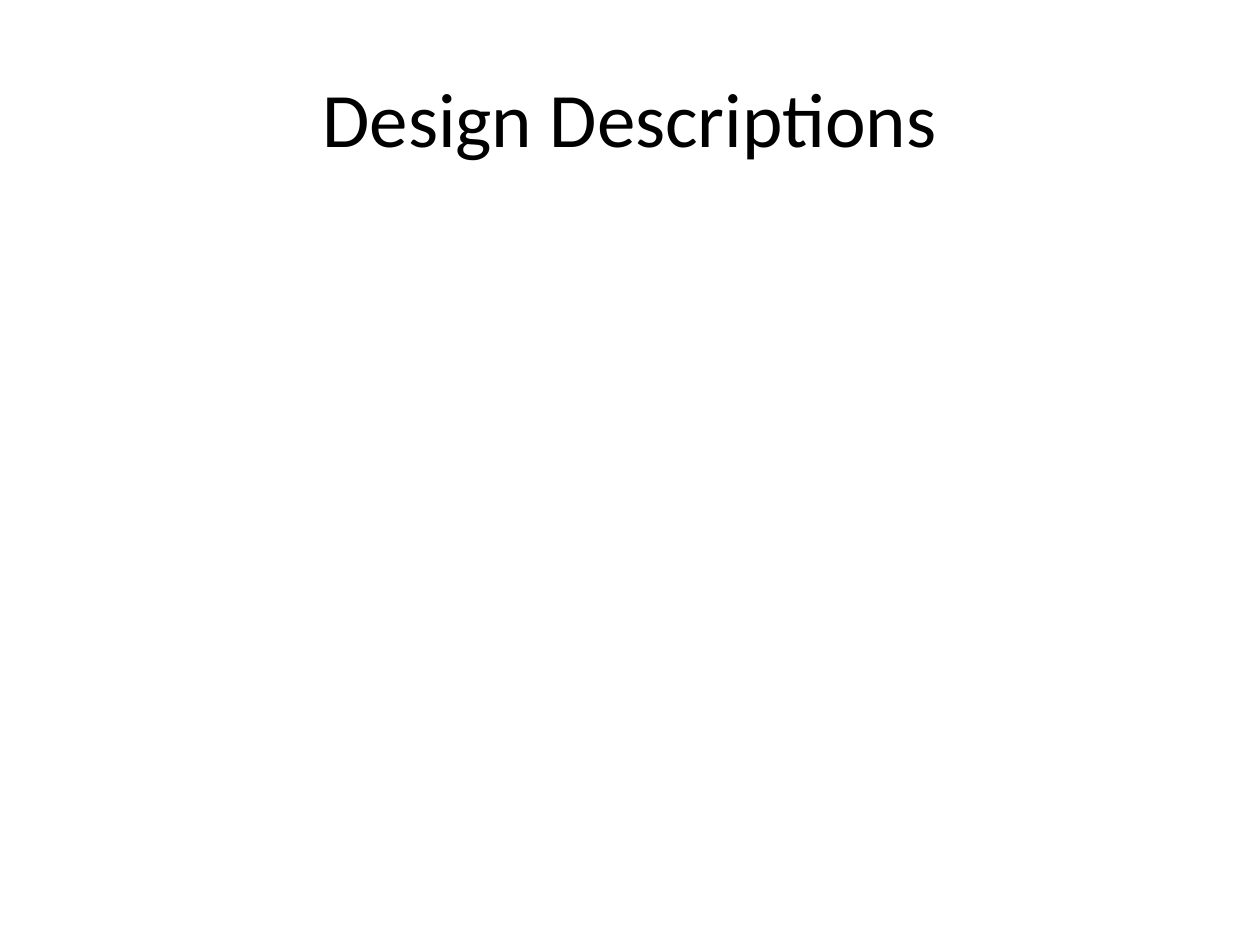
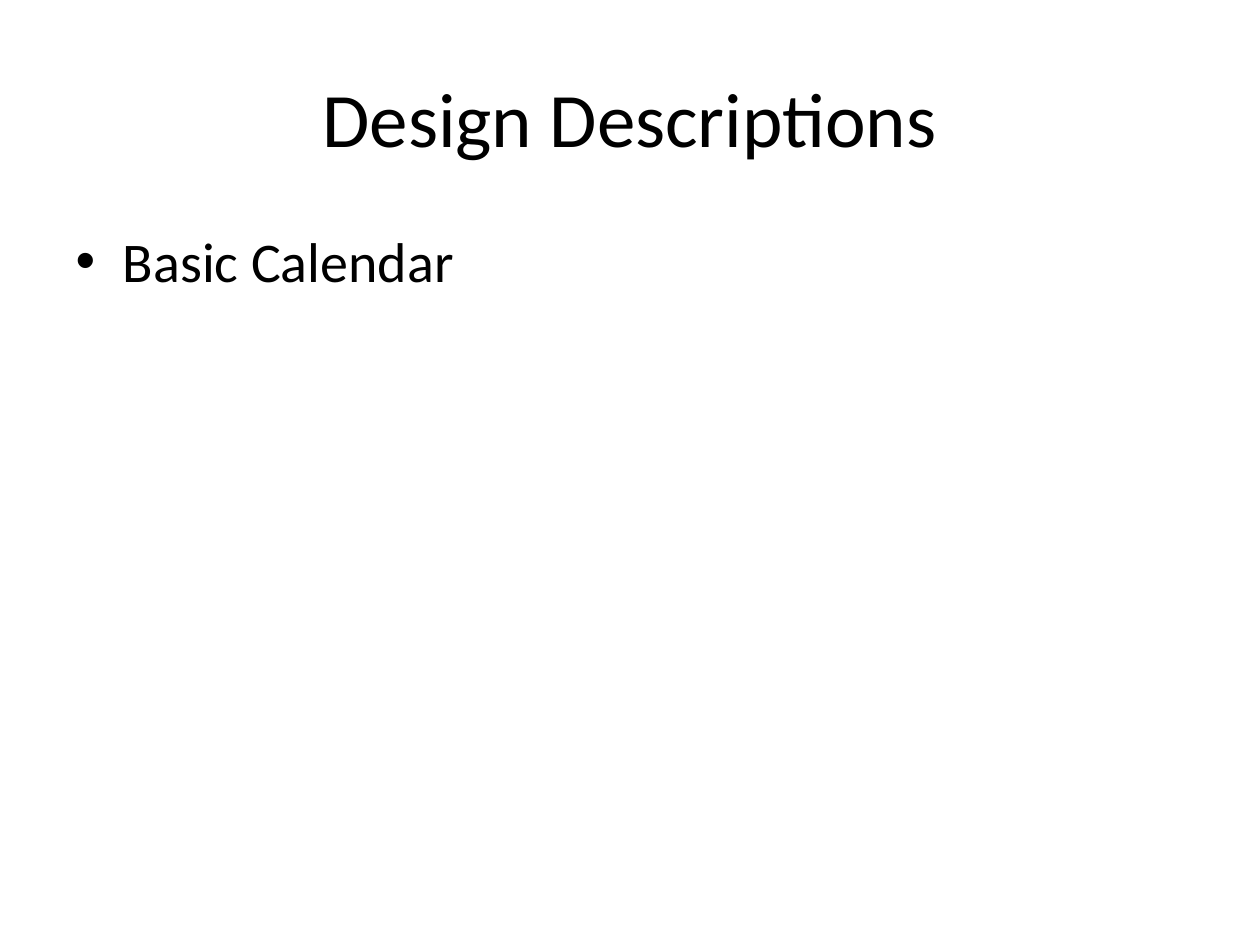
Before and after one commit to telepresencebot2/Transportation-For-Visually-Impaired, a slide deck: slide 11 of Presentation.pptx (slide 12 before the commit). Drawn at 1260x945 pixels with LibreOffice and Linux fonts; fonts in the diff are those of the drawing. Boxes give left, top, right and bottom in pixels: in the first picture for what was removed or moved away, otherwise in the second. Text is boxed around its words. In the diff, an @@ line names an element or a change of style, - is before the commit and + after.

```diff
--- a/Presentation.pptx
+++ b/Presentation.pptx
@@ text added at (x1=123, y1=243, x2=454, y2=283), 32 pt, text #000000 @@
+• Basic Calendar
```
Also in this commit, not shown: 2 other slides changed, 1 slide added, 2 slides removed, 2 other files.
